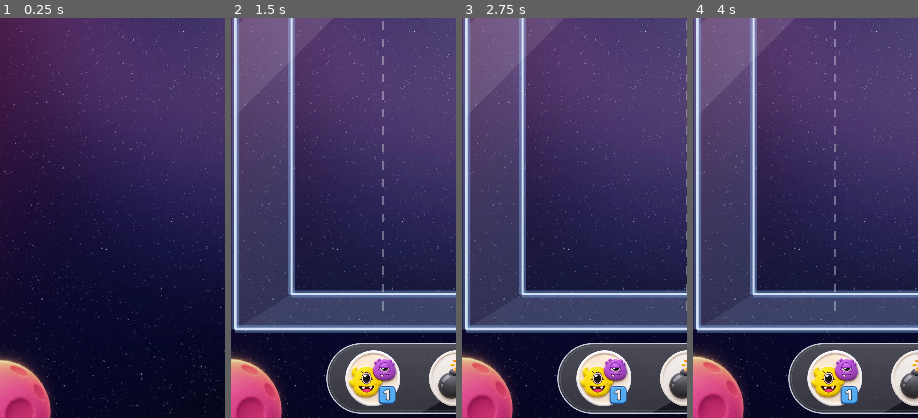
Above: before the commit, frames 1-4 (left to right).
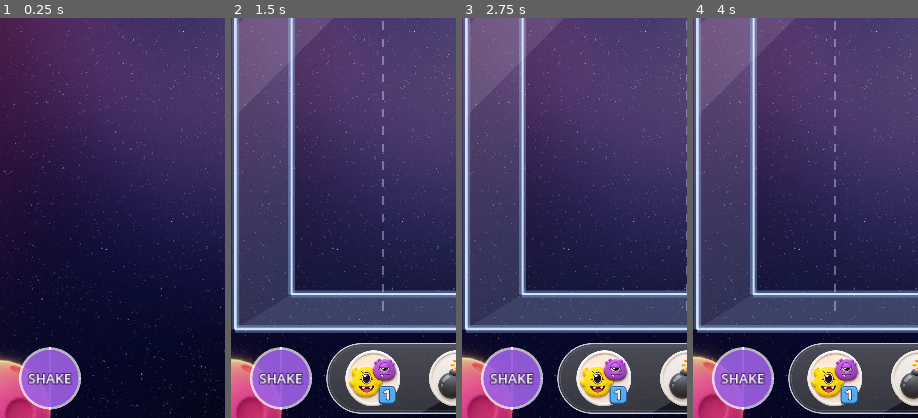
Above: after the commit, the same moments.

Repository: vickyraut212-boop/MonsterMerageGame
Game: Godot game, scene res://scenes/main.tscn
Same seed, same stepped clock (60 frames per second), same inputs: the game is played once before the commit and once after it.
Inputs (mouse positions are % of the whole screen's width and height, from its top left):
- Up to frame 1 (0.25 s): no input
- Up to frame 2 (1.5 s): click (11, 91) at 0.5 s, where only the run after the commit has a clickable "SHAKE"; click (32, 91) at 1.25 s
- Up to frame 3 (2.75 s): click (50, 91) at 2 s
- Up to frame 4 (4 s): click (68, 91) at 2.75 s; click (32, 91) at 3.5 s
The pictures show only the part of the screen within x 0-50%, y 46-96%; the shares and areas given below are measured in that part.

The runs differ from the first frame. In frame 1, 3.4% of the frame differs, in the area x 8-36%, y 82-98%; in frame 2, 3.4%; in frame 3, 3.4%; in frame 4, 3.4%.

Commit message:
Add shake: jostle monsters by shaking the phone or pressing SHAKE on PC
New Shaker node (scripts/shaker.gd), created by main.gd. On phones it
watches the accelerometer for a sharp jolt; on PC (or phones with no motion
data) it shows a round SHAKE button bottom-left. Each shake kicks every
monster up and sideways with a little spin, so same-tier monsters that bump
into each other merge through the normal merge rule. 0.6 s cooldown,
switched off at game over.

Co-Authored-By: Claude Opus 5.5 <noreply@anthropic.com>
Claude-Session: https://claude.ai/code/session_01QQF4Errc9KPvr9urjLa74f

Diff:
--- a/scripts/main.gd
+++ b/scripts/main.gd
@@ -13,6 +13,7 @@
 var score := 0
 var best := 0
 var _is_over := false
+var _shaker: Shaker
 
 
 func _ready() -> void:
@@ -30,6 +31,10 @@
 	hud.restart_pressed.connect(_on_play_again)
 
 	dropper.setup(jar)
+
+	# Shake the phone (or press SHAKE on PC) to jostle the monsters.
+	_shaker = Shaker.new()
+	add_child(_shaker)
 
 	# Animated opening (logo + monsters jumping in) on first launch only.
 	Intro.play_over(self)
@@ -142,6 +147,7 @@
 func _on_game_over() -> void:
 	_is_over = true
 	dropper.stop()
+	_shaker.enabled = false
 	GameAudio.play("game_over")
 	GameAudio.vibrate(300)
 	var is_new_best := score > best
--- /dev/null
+++ b/scripts/shaker.gd
@@ -0,0 +1,141 @@
+class_name Shaker
+extends Node
+## SHAKE: jostles every monster in the jar so they bounce around, bump into
+## new neighbours, and any two of the same tier that touch merge as usual.
+##
+## - Phone / tablet: shake the device. The accelerometer spots a sharp jolt.
+## - PC (and phones whose browser gives no motion data): a round SHAKE button
+##   in the bottom-left corner, next to the power-up badge.
+##
+## main.gd creates this node; set enabled = false to switch it off (game over).
+## All the numbers below can be tuned in one place.
+
+## How hard a jolt has to be to count as a shake (change in acceleration,
+## metres per second squared). Lower = more sensitive.
+const SHAKE_THRESHOLD := 14.0
+## Seconds to wait before another shake can fire, so one long shake doesn't
+## launch the monsters into orbit.
+const COOLDOWN := 0.6
+## Upward kick given to each monster (pixels per second, random in range).
+const KICK_UP_MIN := 220.0
+const KICK_UP_MAX := 380.0
+## Sideways kick, random left or right (pixels per second, at most).
+const KICK_SIDE := 220.0
+## A little spin so they tumble instead of hopping straight up.
+const SPIN := 4.0
+
+## PC button position and size (screen pixels, 720 x 1280 layout).
+const BUTTON_RECT := Rect2(30, 1117, 100, 100)
+
+## Switched off at game over (also hides the button).
+var enabled := true:
+	set(value):
+		enabled = value
+		if _button != null and not value:
+			_button.visible = false
+
+var _cooldown_left := 0.0
+var _last_accel := Vector3.ZERO
+var _use_motion := false
+var _motion_seen := false
+var _motion_wait := 1.5
+var _button: Button
+
+
+func _ready() -> void:
+	_use_motion = OS.has_feature("mobile") or OS.has_feature("web_android") \
+			or OS.has_feature("web_ios")
+	_build_button()
+	# On a phone the button stays hidden; it only appears if no motion data
+	# arrives in the first moments (some phone browsers block the sensor).
+	_button.visible = not _use_motion
+
+
+func _process(delta: float) -> void:
+	if _cooldown_left > 0.0:
+		_cooldown_left -= delta
+	if not _use_motion:
+		return
+
+	var accel := Input.get_accelerometer()
+	if accel != Vector3.ZERO:
+		_motion_seen = true
+	elif not _motion_seen:
+		_motion_wait -= delta
+		if _motion_wait <= 0.0:
+			# No sensor: fall back to the button, like on PC.
+			_use_motion = false
+			_button.visible = true
+		return
+
+	# A shake is a sudden *change* in acceleration (holding the phone still,
+	# or tilting it slowly, changes it very little).
+	var jolt := (accel - _last_accel).length()
+	_last_accel = accel
+	if jolt >= SHAKE_THRESHOLD:
+		shake()
+
+
+## Kicks every monster in the jar. Safe to call any time; does nothing
+## during the cooldown or after game over.
+func shake() -> void:
+	if not enabled or _cooldown_left > 0.0:
+		return
+	_cooldown_left = COOLDOWN
+
+	for node in get_tree().get_nodes_in_group("monsters"):
+		var monster := node as Monster
+		if monster == null or monster.is_merging or monster.freeze:
+			continue
+		monster.sleeping = false
+		var kick := Vector2(randf_range(-KICK_SIDE, KICK_SIDE), -randf_range(KICK_UP_MIN, KICK_UP_MAX))
+		# Impulse = mass x speed, so big and small monsters jump alike.
+		monster.apply_central_impulse(kick * monster.mass)
+		monster.angular_velocity += randf_range(-SPIN, SPIN)
+
+	GameAudio.play("drop", 0.8)
+	GameAudio.vibrate(80)
+	_wiggle_button()
+
+
+## Round purple SHAKE button, drawn in code (swap in a picture later by
+## giving it a texture or replacing it with a TextureButton).
+func _build_button() -> void:
+	var layer := CanvasLayer.new()
+	# Same level as the game itself, so the HUD's pop-ups cover it.
+	layer.layer = 0
+	add_child(layer)
+
+	_button = Button.new()
+	_button.text = "SHAKE"
+	_button.focus_mode = Control.FOCUS_NONE
+	_button.position = BUTTON_RECT.position
+	_button.size = BUTTON_RECT.size
+	_button.pivot_offset = BUTTON_RECT.size / 2.0
+	_button.add_theme_font_size_override("font_size", 22)
+	_button.add_theme_color_override("font_color", Color.WHITE)
+	_button.add_theme_color_override("font_outline_color", Color(0.25, 0.1, 0.4))
+	_button.add_theme_constant_override("outline_size", 6)
+	_button.add_theme_stylebox_override("normal", _round_style(Color(0.62, 0.38, 0.9, 0.9)))
+	_button.add_theme_stylebox_override("hover", _round_style(Color(0.7, 0.46, 0.96, 0.95)))
+	_button.add_theme_stylebox_override("pressed", _round_style(Color(0.5, 0.28, 0.78, 0.95)))
+	_button.pressed.connect(shake)
+	layer.add_child(_button)
+
+
+func _round_style(color: Color) -> StyleBoxFlat:
+	var style := StyleBoxFlat.new()
+	style.bg_color = color
+	style.set_corner_radius_all(50)
+	style.border_color = Color(1, 1, 1, 0.7)
+	style.set_border_width_all(4)
+	return style
+
+
+## Little side-to-side wobble on the button so it feels like it shook too.
+func _wiggle_button() -> void:
+	if _button == null or not _button.visible:
+		return
+	var tween := _button.create_tween()
+	for angle in [0.25, -0.25, 0.15, -0.1, 0.0]:
+		tween.tween_property(_button, "rotation", angle, 0.05)
